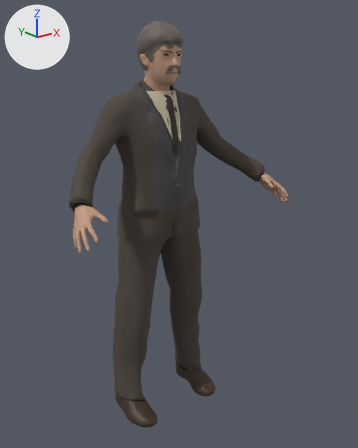
One commit to the glTF model assets/models/ashby.glb: the scene before it, then after it.
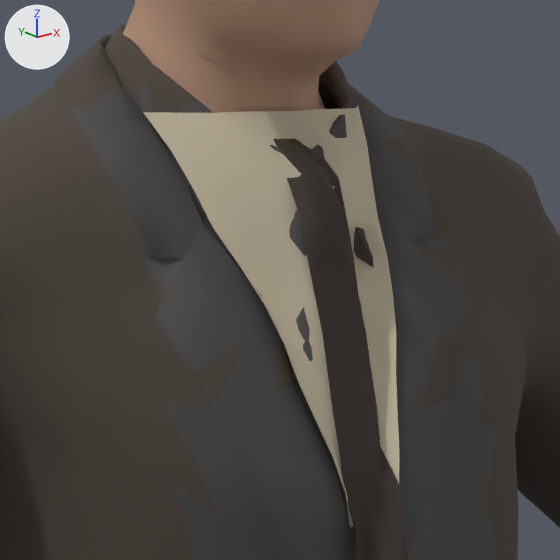
There are two pictures of each version: one whole from a 50 mm lens placed at (-1.288, -1.787, 1.59), pointed at (0.037, -0.132, 0.928), one close up on the part from 35% to 57% of the width and 17% to 34% of the height. Lighting does not change. The marker at upper left points along +X, +Y and +Z. The last two pictures show the newer version. Vertices at exactly the same position are counted once.

Names of what the first close-up shows: 'ashby_body', 'ashby_shirt_front', 'ashby_suit'.
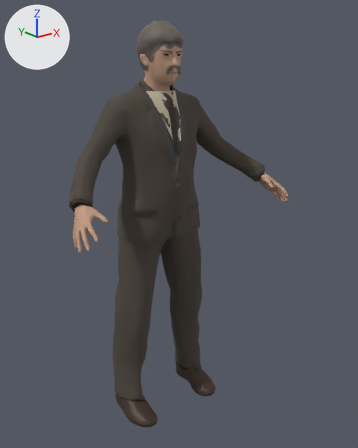
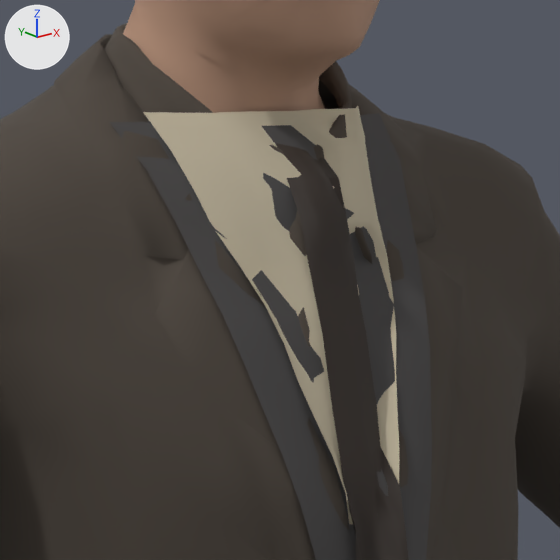
What differs and where, as boxes (x1, y1, x2, y2) in the close-ups (560 x 560 px):
'ashby_shirt_front', reshaped: before (143, 106, 408, 560); after (109, 106, 432, 560)
part 1 of me_shirt_front, added: after (109, 113, 432, 560)

Edits to the bpy script that builds the scene:
```text
Change me_shirt_front:
    used by ob_ashby_shirt_front; location = (0.0, 0.0, 0.0)
    remove me_shirt_front.from_pydata(...)  # 168 vertices, 264 faces; spans x -0.075..0.075, y -0.178..-0.054, z 1.257..1.502
    add me_shirt_front.from_pydata(...)  # 252 vertices, 396 faces; spans x -0.095..0.095, y -0.178..-0.05, z 1.217..1.502
    me_shirt_front part 1: a new loose piece of 84 vertices spanning x -0.095..0.095, y -0.178..-0.05, z 1.217..1.497, in mat_e1919_wool_waistcoat (dark grey #494747)
    add me_shirt_front.materials.append(mat_e1919_wool_waistcoat)  # dark grey #494747
```
